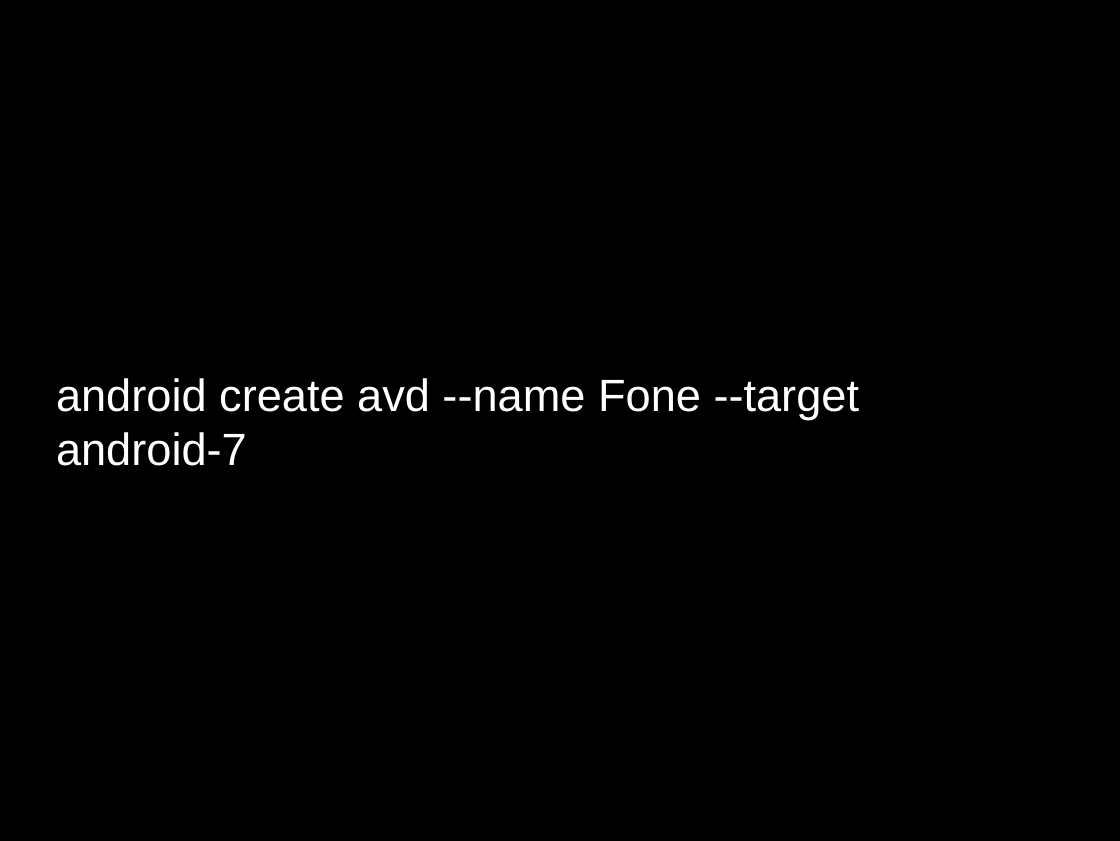
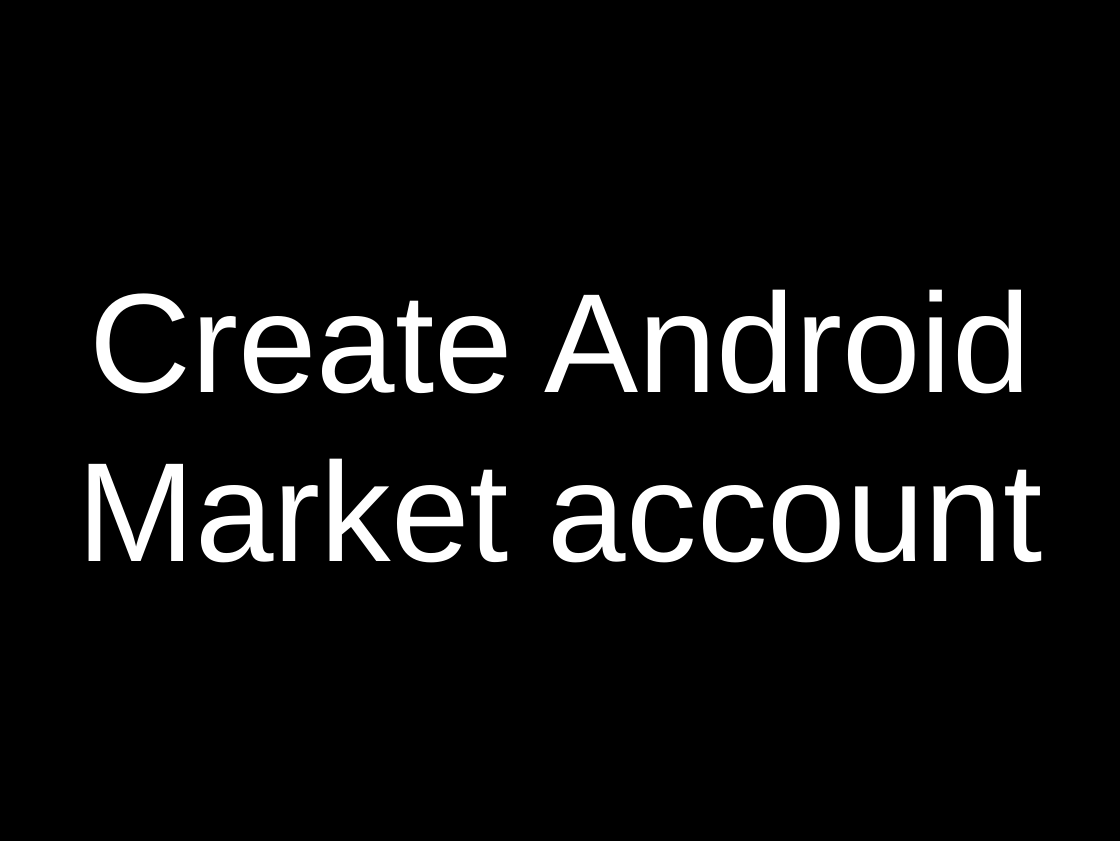
Before and after one commit to obra/talks, a slide deck: slide 105 of 2010/k9.odp (slide 125 before the commit). Drawn at 1120x841 pixels with LibreOffice and Linux fonts; fonts in the diff are those of the drawing. Boxes give left, top, right and bottom in pixels: in the first picture for what was removed or moved away, otherwise in the second. Text is boxed around its words. In the diff, an @@ line names an element or a change of style, - is before the commit and + after.

```diff
--- a/2010/k9.odp
+++ b/2010/k9.odp
@@ title at bbox=[78, 289, 1042, 563]: text changed; size 32 to 100 pt @@
-android create avd --name Fone --target android-7
+Create Android Market account
```
Also in this commit, not shown: 11 other slides changed, 88 slides added, 2 slides removed, 1 other file.
